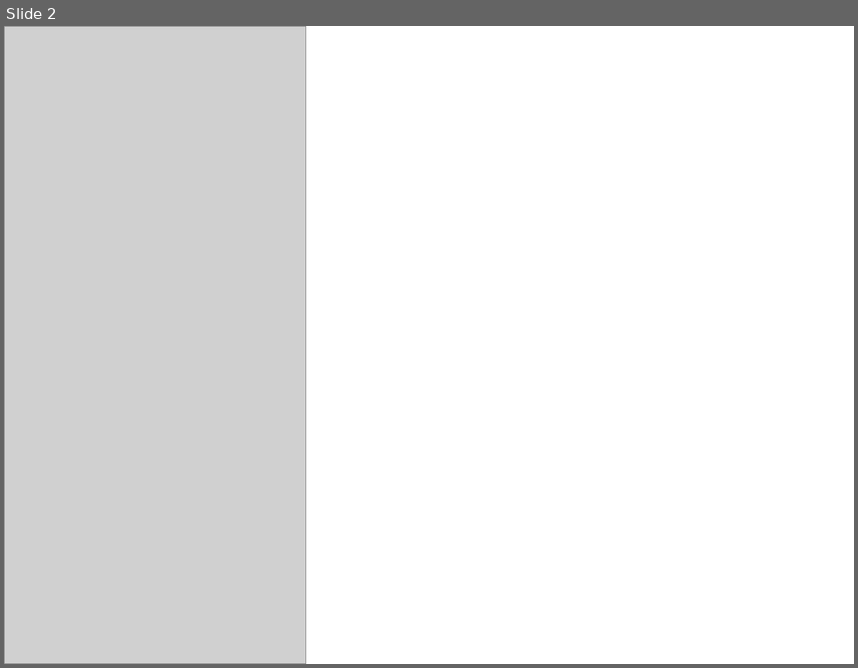
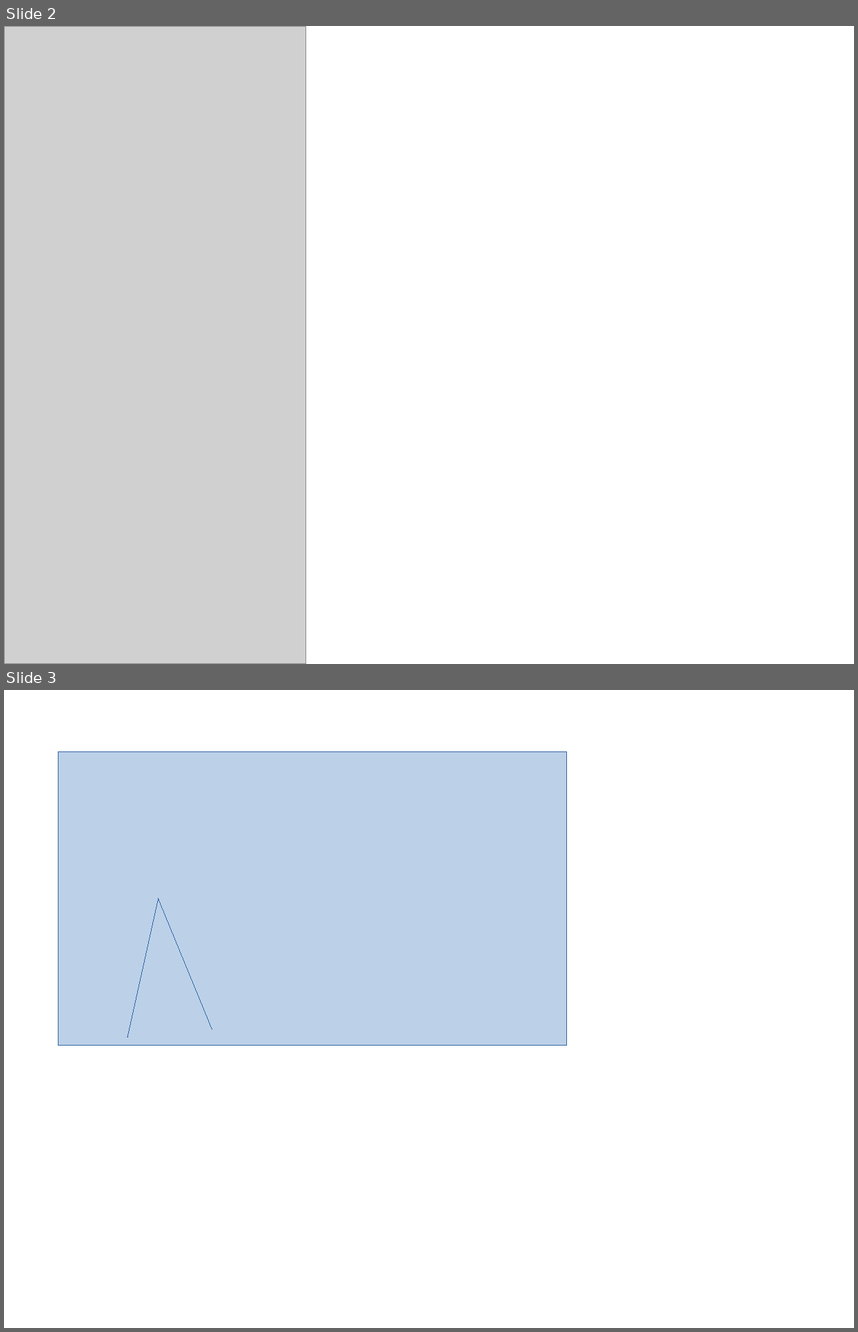
Before and after one commit to roblebob/UltradianX, a slide deck: proposal/ui mocks.odp. Shown one above the other, each under a label of ours: slide 2 before the commit, slides 2 and 3 after it. The pictures are 858x668 and 858x1332 pixels, drawn with LibreOffice and Linux fonts; fonts in the diff are those of the drawing; grey boxes stand for pictures. Boxes give left, top, right and bottom in pixels: in the first picture for what was removed or moved away, otherwise in the second. Text is boxed around its words. In the diff, an @@ line names an element or a change of style, - is before the commit and + after.

```diff
--- a/proposal/ui mocks.odp
+++ b/proposal/ui mocks.odp
@@ slide 3 added at (x1=4, y1=690, x2=854, y2=1328), background #FFFFFF @@
@@ rectangle added at (x1=58, y1=751, x2=567, y2=1045), fill #729FCF at 47% opacity, outline #3465A4 0 pt @@
@@ line added from (128, 1037) to (159, 898), #3465A4 0 pt @@
@@ line added from (212, 1029) to (159, 898), #3465A4 0 pt @@
```
Also in this commit, not shown: 1 other file.
